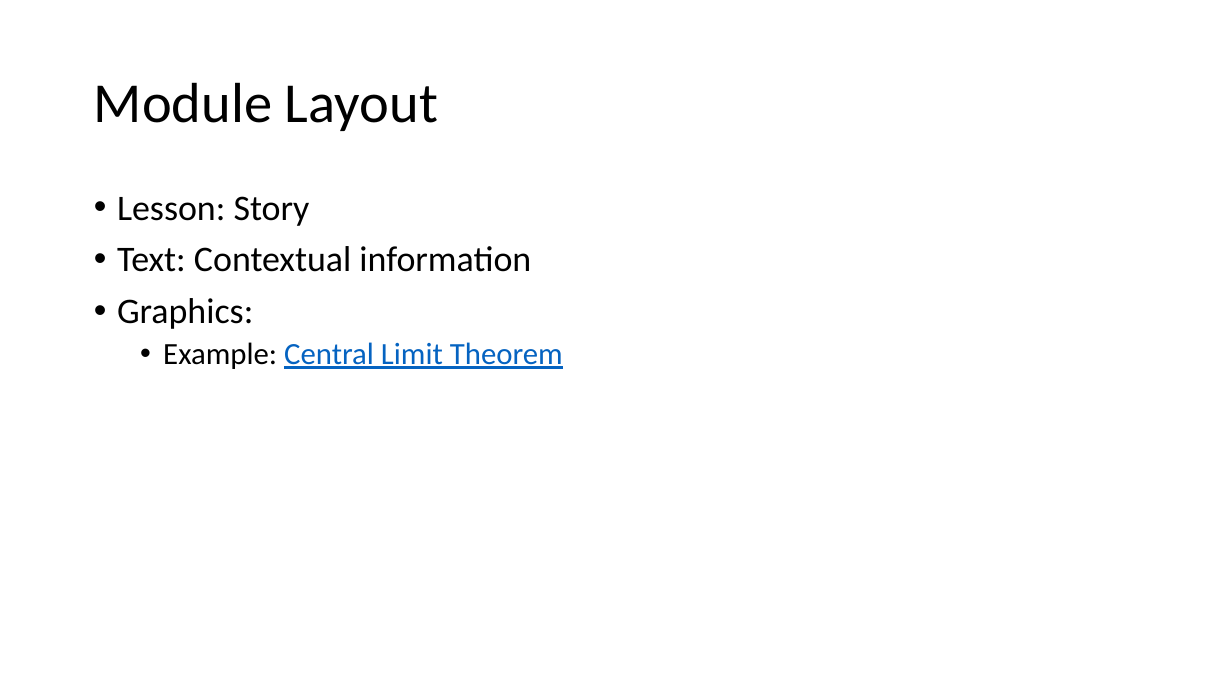
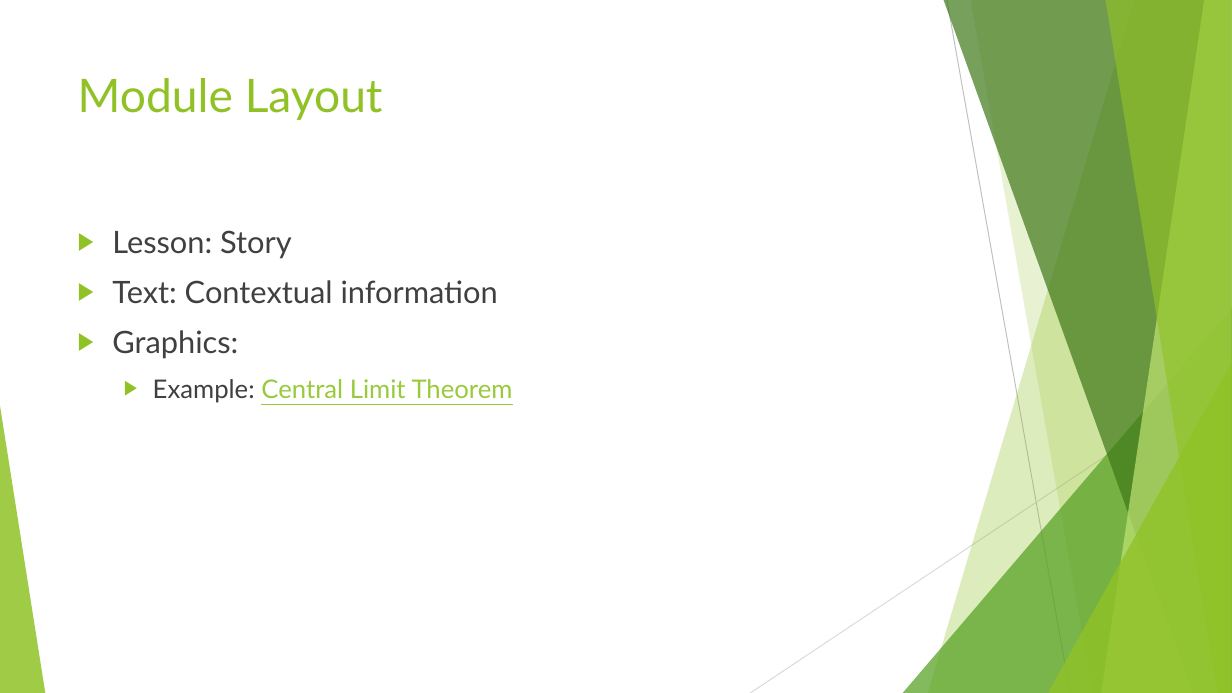
Before and after one commit to lcancado/Center-Internship-Presentations, a slide deck: slide 7 of Internship Update June 11.pptx. Drawn at 1232x693 pixels with LibreOffice and Linux fonts; fonts in the diff are those of the drawing. Boxes give left, top, right and bottom in pixels: in the first picture for what was removed or moved away, otherwise in the second. Text is boxed around its words. In the diff, an @@ line names an element or a change of style, - is before the commit and + after.

```diff
--- a/Internship Update June 11.pptx
+++ b/Internship Update June 11.pptx
@@ title "Module Layout": place and size @@
-title "Module Layout" at (94, 82, 438, 131)
+title "Module Layout" at (78, 78, 383, 120)
@@ title "Module Layout" at (78, 78, 383, 120): size 44 to 36 pt, font Calibri to Lato, text colour #000000 to #90C226; line spacing 0.9 to 1; vertical alignment middle to top @@
@@ text "Lesson: Story": place and size @@
-text "Lesson: Story" at (117, 196, 563, 369)
+text "Lesson: Story" at (112, 230, 513, 403)
@@ text "Lesson: Story" at (112, 230, 513, 403): size 28 to 24 pt in "Lesson: Story", "Text: Contextual information", "Graphics:"; font Calibri to Lato; text colour #000000 to #404040 in "Lesson: Story", "Text: Contextual information", "Graphics:", "Example:"; size 24 to 20 pt in "Example: Central Limit Theorem"; text colour #0563C1 to #99CA3C in "Central Limit Theorem"; bullet • to ▶; line spacing 0.9 to 1; more space between paragraphs @@
@@ group added at (0, 0, 1232, 693): 5 freeform shapes, 3 triangles, 2 lines @@
```
Also in this commit, not shown: 9 other slides changed.
